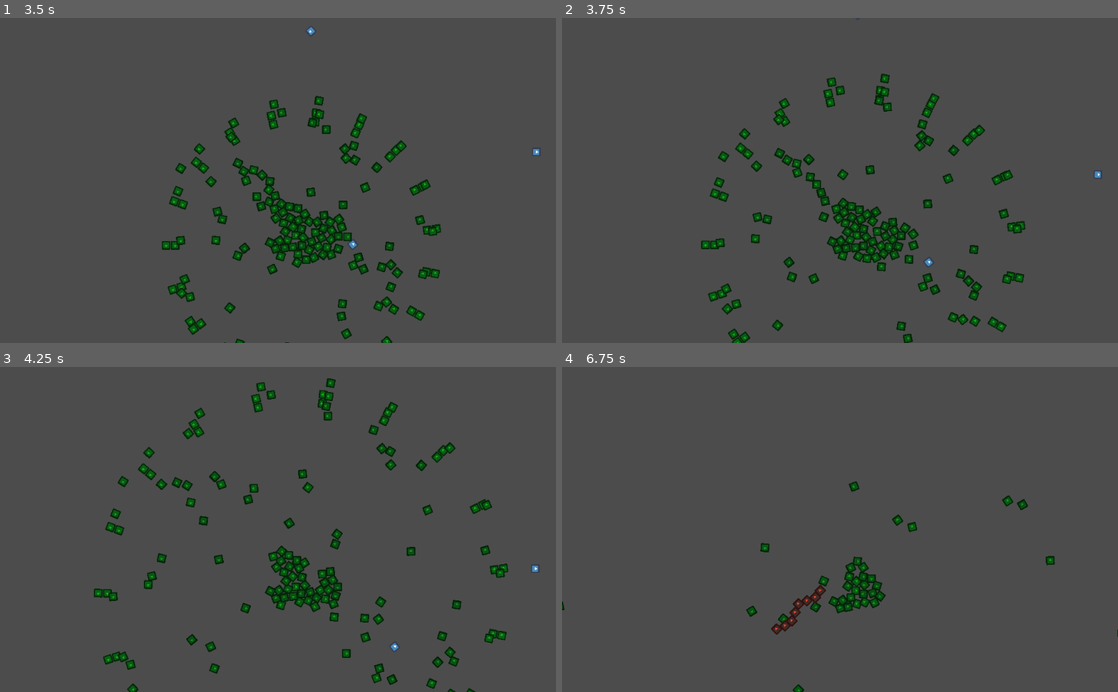
Above: before the commit, frames 1-4 (two rows, left to right).
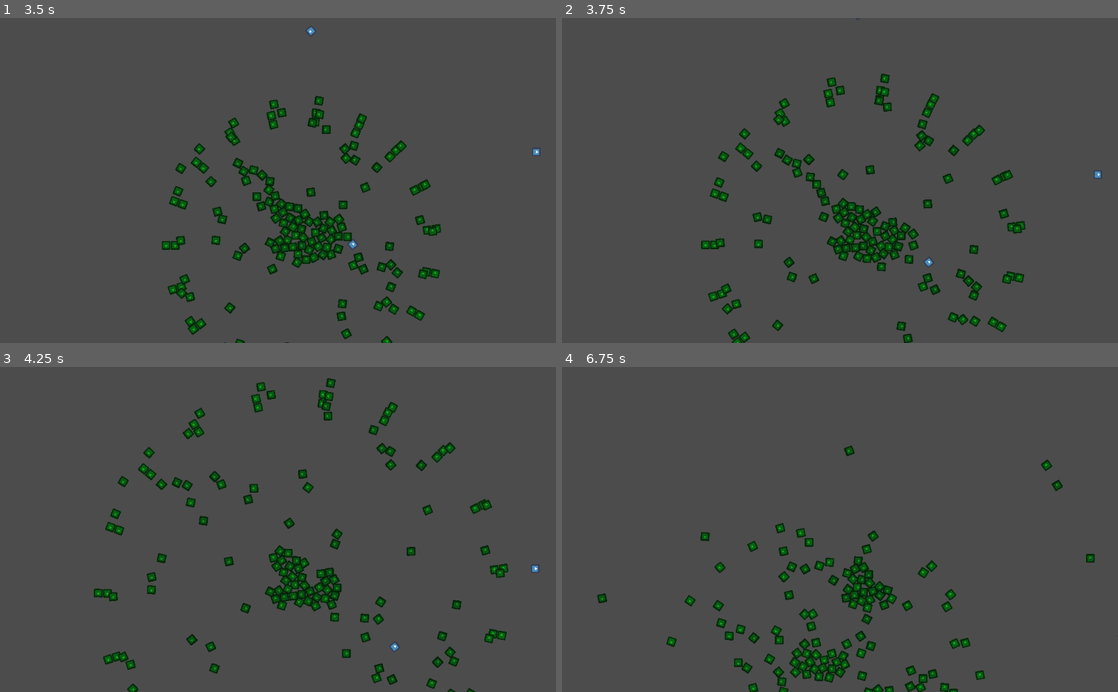
Above: after the commit, the same moments.

Repository: timtoo/gdspawner
Game: Godot game, scene res://Root.tscn
The game is run twice, just before and just after one commit, with the same random seed, the same clock (stepped at 60 frames per second) and the same inputs. The engine's default icon, where the game draws it, is replaced by a stand-in: a white triangle on a blue panel in a dark square.
Inputs:
- Up to frame 1 (3.5 s): tap Enter at 0.5, 2 s; tap C every 0.75 s from 0.6 to 2.85 s; tap Space at 1.25 s
- Up to frame 2 (3.75 s): tap C at 3.6 s
- Up to frame 3 (4.25 s): no input
- Up to frame 4 (6.75 s): tap C every 0.75 s from 4.35 to 6.6 s

Frame 1 is identical in both runs. In frame 2, 0.1% of the frame differs, in the area x 34-61%, y 52-76%; in frame 3, 0.7%; in frame 4, 5.1%, in the area x 0-100%, y 24-100%.

Commit message:
more generic spawner loop

Diff:
--- a/Root.gd
+++ b/Root.gd
@@ -4,6 +4,15 @@
 var spawner = preload("res://Spawner.tscn")
 
 var collision_enabled = false  # this is a mess! but for fun...?
+
+# [ odds_of_spawning, min_count, max_count ]
+var spawners: Dictionary = {
+	"CircleBurst": [100, 5, 50],
+	"CircleBurst2": [150, 5, 50],
+	"SpiralBurst": [200, 20, 120],
+	"WavyLine": [200, 10, 25],
+	"RandomLinear": [0, 0, 0]
+}
 
 func _ready():
 	screen_size = get_viewport().get_visible_rect().size
@@ -24,22 +33,11 @@
 
 # note: spawn nodes are not cleaned up, so is a memory leak situation
 func _process(delta):
-	if randi() % 100 == 0:
-		var spawn = spawner.instance()
-		add_child(spawn)
-		spawn.generate("CircleBurst", random_screen_position()).count = (randi() % 46) + 5
 
-	if randi() % 150 == 0:
-		var spawn = spawner.instance()
-		add_child(spawn)
-		spawn.generate("CircleBurst2", random_screen_position()).count = (randi() % 46) + 5
-
-	if randi() % 200 == 0:
-		var spawn = spawner.instance()
-		add_child(spawn)
-		spawn.generate("SpiralBurst", random_screen_position())
-
-	if randi() % 200 == 0:
-		var spawn = spawner.instance()
-		add_child(spawn)
-		spawn.generate("WavyLine", random_screen_position())
+	for i in spawners:
+		if (spawners[i][0] != 0) && (randi() % spawners[i][0] == 0):
+			var spawn = spawner.instance()
+			var rndrange = spawners[i][2] - spawners[i][1] + 1
+			var spawned = spawn.generate(i, random_screen_position())
+			spawned.set_count((randi() % rndrange)+spawners[i][1])
+			add_child(spawn)
--- a/SpawnerScripts/Spawner.gd
+++ b/SpawnerScripts/Spawner.gd
@@ -9,6 +9,6 @@
 	node.position = pos
 	add_child(node)
 	spawner_list.append(node)
-	print("Generated spawner ", name)
+	#print("Generated spawner ", name)
 
 	return node
--- a/SpawnerScripts/SpawnerBase.gd
+++ b/SpawnerScripts/SpawnerBase.gd
@@ -7,15 +7,17 @@
 var screen_size: Vector2
 var active: bool = true        # if set to false then new particles are not added to scene
 var setup_done: bool = false   # intended to allow for first-time setup in _process loop
+var count: int = 0             # spawers with negative count are never freed
 
 var default_speed: int = 10000 # scripts are responsible for their own speed, but based on this?
 
 # this can be checked to see if there are still any particles alive on the screen
 var active_particles: Array = []
+var we_have_particle: bool = false    # indicate that any particles have been created
 
 func _ready():
 	screen_size = get_viewport().get_visible_rect().size
-	print("spawner base loaded")
+	#print("spawner base loaded (", name, ")")
 
 # random location on screen
 func random_screen_position() -> Vector2:
@@ -24,6 +26,7 @@
 func create_particle(pos: Vector2, rotation_degrees:int=0) -> KinematicBody2D:
 	var particle: KinematicBody2D = particle_scene.instance()
 	if active:
+		we_have_particle = true
 		particle.position = pos
 		particle.rotation_degrees = rotation_degrees
 		add_child(particle)
@@ -34,9 +37,17 @@
 		print ("Inactive particle?!")
 	return particle
 
+func set_count(i: int) -> void:
+	count = i
 
 func _process(delta):
-	# go backwards through list and remove deleted items
+	# go backwards through list and remove deleted particle items
 	for i in range(active_particles.size()-1, -1, -1):
 		if ! is_instance_valid(active_particles[i]):
 			active_particles.remove(i)
+
+	# we had particles, but none are left, so bye-bye
+	if we_have_particle and active_particles.size() == 0:
+		if count >= 0:
+			#print("free ", name)
+			get_parent().queue_free()
--- a/SpawnerScripts/SpawnerCircleBurst.gd
+++ b/SpawnerScripts/SpawnerCircleBurst.gd
@@ -1,16 +1,16 @@
 extends SpawnerBase
 
-var count: int = 10
 var inner_radius: int = 0
+var color: Color = Color(0,1,0)
 
-func _ready():
-	print("spawner linear loaded")
+func _init():
+	count = 10
 
 func _physics_process(delta):
 	if ! setup_done:
 		var start_angle = randf() * 360
 		var spread:float = 360.0 / count
 		for i in range(count):
-			create_particle(position, start_angle + (spread * i)).modulate = Color(0,1,0)
+			create_particle(position, start_angle + (spread * i)).modulate = color
 
 		setup_done = true
--- a/SpawnerScripts/SpawnerCircleBurst2.gd
+++ b/SpawnerScripts/SpawnerCircleBurst2.gd
@@ -1,6 +1,5 @@
 extends SpawnerBase
 
-var count: int = 10
 var levels: int = randi() % 7 + 3
 var inner_radius: int = 0
 
@@ -8,6 +7,9 @@
 var wait: bool = false
 
 var timer: Timer = Timer.new()
+
+func _init():
+	count = 10
 
 func _ready():
 	timer.wait_time = 0.1
--- a/SpawnerScripts/SpawnerRandomLinear.gd
+++ b/SpawnerScripts/SpawnerRandomLinear.gd
@@ -1,10 +1,11 @@
 extends SpawnerBase
 
+var frequency:int = 80
 
 func _ready():
-	print("spawner linear loaded")
+	count = -1
 
 func _physics_process(delta):
-	if (randi() % 80 == 0):
+	if (randi() % frequency == 0):
 		# create at a random spot on the screen (relative to spawner position)
 		create_particle(random_screen_position() - global_position, randi() % 360)
--- a/SpawnerScripts/SpawnerSpiralBurst.gd
+++ b/SpawnerScripts/SpawnerSpiralBurst.gd
@@ -1,6 +1,5 @@
 extends SpawnerBase
 
-var count: int = randi() % 100 + 20
 var spread: int = (randi() % 5 + 1) * 5
 var inner_radius: int = 0
 var start_angle = randf() * 360
@@ -10,6 +9,9 @@
 var wait: bool = false
 
 var timer: Timer = Timer.new()
+
+func _init():
+	count = randi() % 100 + 20
 
 func _ready():
 	timer.wait_time = 0.05
--- a/SpawnerScripts/SpawnerWavyLine.gd
+++ b/SpawnerScripts/SpawnerWavyLine.gd
@@ -3,7 +3,6 @@
 var length: int = randi() % 15 + 10
 
 var timer: Timer = Timer.new()
-var count: int = length
 var wait: bool = false
 
 var direction: int = randi() % 360
@@ -13,6 +12,7 @@
 var wait_time: float = (randi() % 4 + 2) / 20.0
 
 func _ready():
+	count = length
 	timer.wait_time = wait_time
 	timer.connect("timeout", self, "timer_timeout")
 	add_child(timer)
@@ -20,16 +20,20 @@
 	start_position = random_screen_position() - global_position
 	print("Wavy ", length, " ", angle_freq)
 
+func set_count(i: int) -> void:
+	length = i
+	count = i
+
 func timer_timeout():
 	wait = false
-	if ! (count > 0):
+	if ! (length > 0):
 		timer.stop()
 	else:
 		timer.start()
 
 func _physics_process(delta):
-	if wait == false && count > 0:
+	if wait == false && length > 0:
 		# create at a random spot on the screen (relateive to spawner position)
-		create_particle(start_position, direction).set_angle_oscillator(angle_range, angle_freq).modulate = Color(0.9 - ((count % 3)/10),0.3,0.2)
-		count -= 1
+		create_particle(start_position, direction).set_angle_oscillator(angle_range, angle_freq).modulate = Color(0.9 - ((length % 3)/10),0.3,0.2)
+		length -= 1
 		wait = true
Not shown, changed: .gitignore
Not shown, changed: README.md
